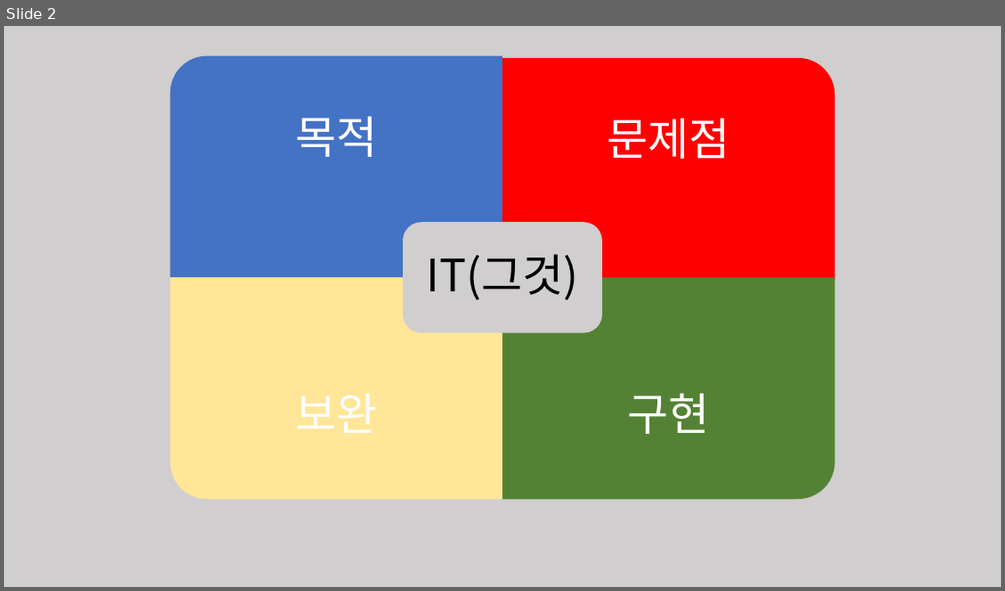
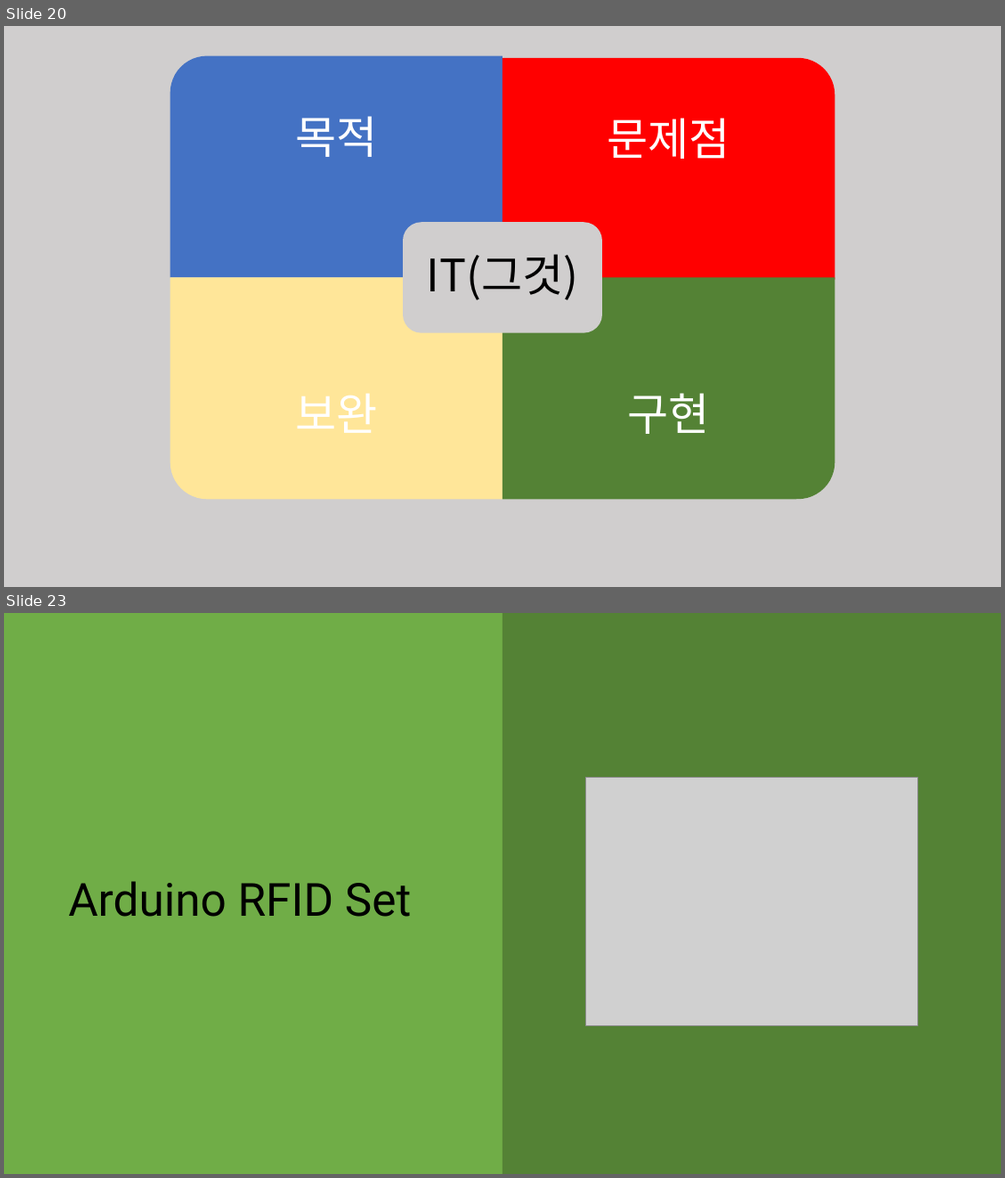
Before and after one commit to jjeamin/Hackathon, a slide deck: infomation/해커톤 IT(그것)팀 PPT.pptx. Shown one above the other, each under a label of ours: slide 2 before the commit, slides 20 and 23 after it; the slides between them are not shown. The pictures are 1005x591 and 1005x1178 pixels, drawn with LibreOffice and Linux fonts; fonts in the diff are those of the drawing; grey boxes stand for pictures. Boxes give left, top, right and bottom in pixels: in the first picture for what was removed or moved away, otherwise in the second. Text is boxed around its words. In the diff, an @@ line names an element or a change of style, - is before the commit and + after.

```diff
--- a/infomation/해커톤 IT(그것)팀 PPT.pptx
+++ b/infomation/해커톤 IT(그것)팀 PPT.pptx
@@ slide 23 added at <box>4,613,1001,1174</box>, background #70AD47 @@
@@ rectangle added at <box>502,613,1001,1174</box>, fill #548235 @@
@@ picture added at <box>586,777,917,1025</box> @@
@@ title added at <box>68,881,411,916</box>, 44 pt, text #000000 @@
+Arduino RFID Set
@@ what was slide 2 is now slide 20 @@
```
Also in this commit, not shown: 1 slide changed, 4 other slides added, 1 other file.
